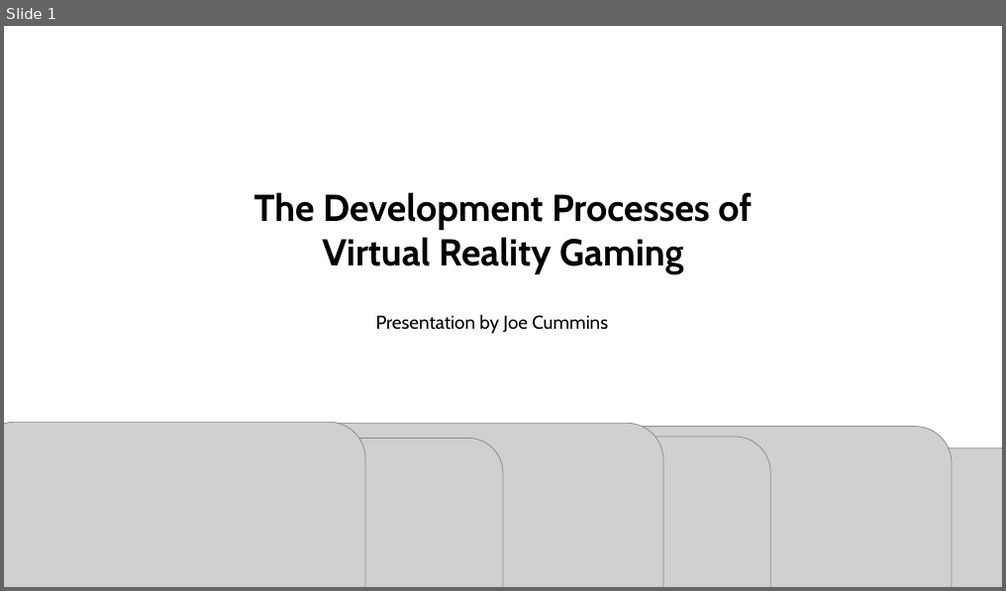
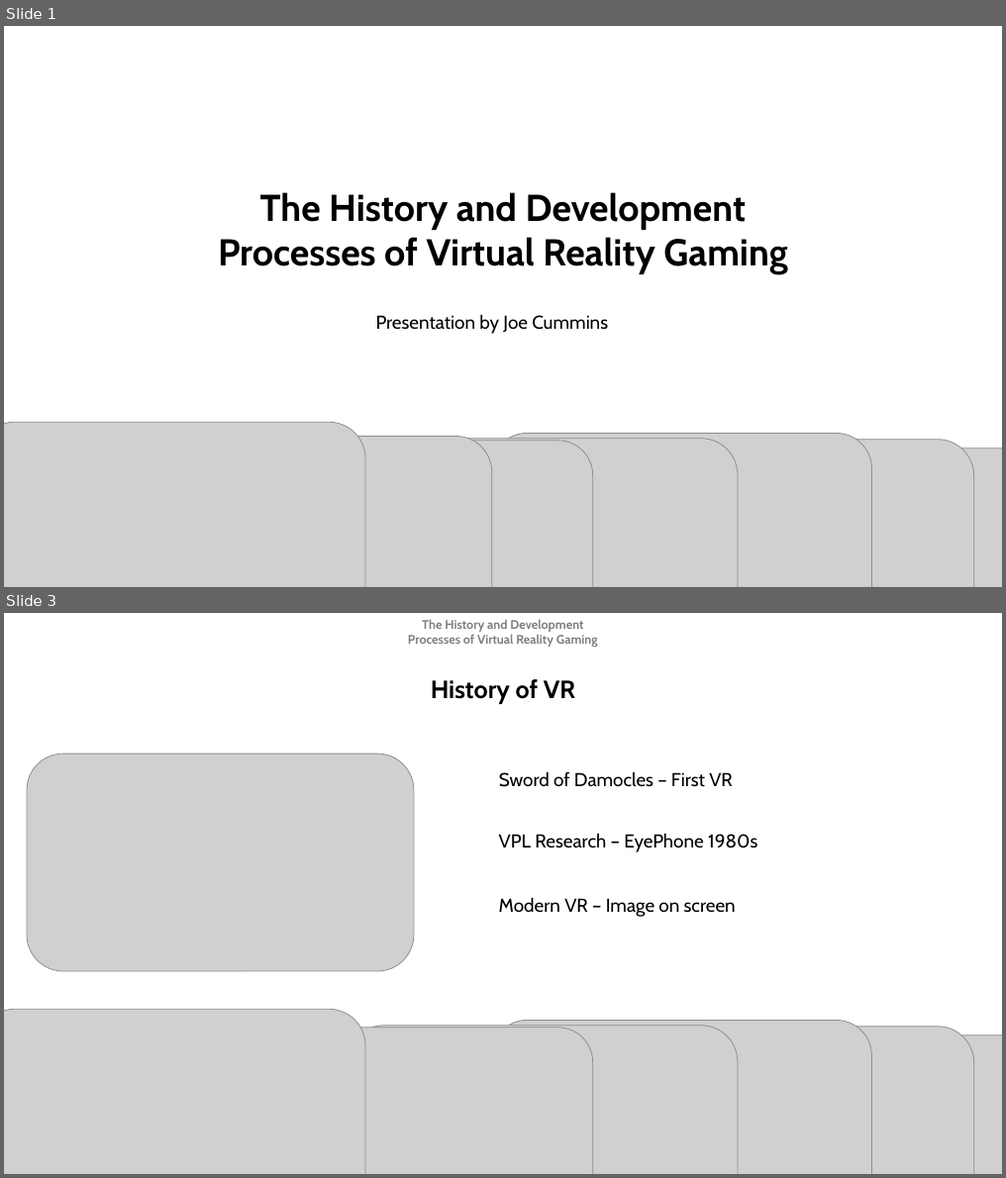
Before and after one commit to Lowwwe-Comm-Skills/P-Presentation-Joe-Cummins-007, a slide deck: Game Development Presentation.pptx. Shown one above the other, each under a label of ours: slide 1 before the commit, slides 1 and 3 after it; the slides between them are not shown. The pictures are 1006x591 and 1006x1178 pixels, drawn with LibreOffice and Linux fonts; fonts in the diff are those of the drawing; grey boxes stand for pictures. Boxes give left, top, right and bottom in pixels: in the first picture for what was removed or moved away, otherwise in the second. Text is boxed around its words. In the diff, an @@ line names an element or a change of style, - is before the commit and + after.

```diff
--- a/Game Development Presentation.pptx
+++ b/Game Development Presentation.pptx
@@ slide 3 added at (x1=4, y1=613, x2=1002, y2=1174), background #FFFFFF @@
@@ text added at (x1=408, y1=619, x2=598, y2=647), 12 pt, text #808080, bold @@
+The History and Development Processes of Virtual Reality Gaming
@@ text added at (x1=431, y1=679, x2=575, y2=704), 24 pt, text #000000, bold @@
+History of VR
@@ picture added at (x1=27, y1=754, x2=414, y2=971) @@
@@ text added at (x1=499, y1=771, x2=733, y2=787), 18 pt, text #000000 @@
+Sword of Damocles – First VR
@@ text added at (x1=499, y1=833, x2=757, y2=853), 18 pt, text #000000 @@
+VPL Research – EyePhone 1980s
@@ text added at (x1=499, y1=897, x2=736, y2=917), 18 pt, text #000000 @@
+Modern VR – Image on screen
@@ picture added at (x1=4, y1=1010, x2=364, y2=1174) @@
@@ picture added at (x1=221, y1=1028, x2=593, y2=1174) @@
@@ picture added at (x1=348, y1=1026, x2=738, y2=1174) @@
@@ picture added at (x1=491, y1=1020, x2=871, y2=1174) @@
@@ picture added at (x1=584, y1=1026, x2=974, y2=1174) @@
@@ picture added at (x1=673, y1=1035, x2=1002, y2=1174) @@
@@ slide 1 changed as well @@
@@ text at (x1=218, y1=192, x2=787, y2=274): text changed @@
-The Development Processes of Virtual Reality Gaming
+The History and Development Processes of Virtual Reality Gaming
@@ picture added at (x1=105, y1=436, x2=492, y2=587) @@
@@ picture moved from (x1=131, y1=439, x2=503, y2=587) to (x1=221, y1=441, x2=593, y2=587) @@
@@ picture resized from (x1=273, y1=424, x2=663, y2=587) to (x1=348, y1=439, x2=738, y2=587) @@
@@ picture resized from (x1=390, y1=437, x2=770, y2=587) to (x1=491, y1=433, x2=871, y2=587) @@
@@ picture resized from (x1=561, y1=427, x2=951, y2=587) to (x1=584, y1=439, x2=974, y2=587) @@
```
Also in this commit, not shown: 7 other slides changed, 1 other file.
